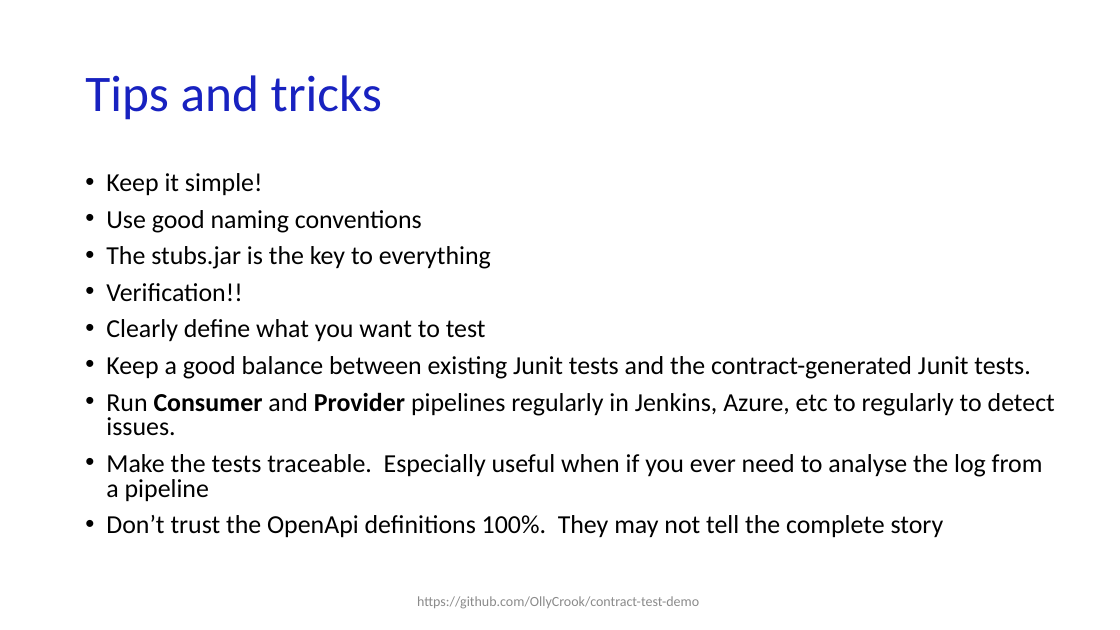
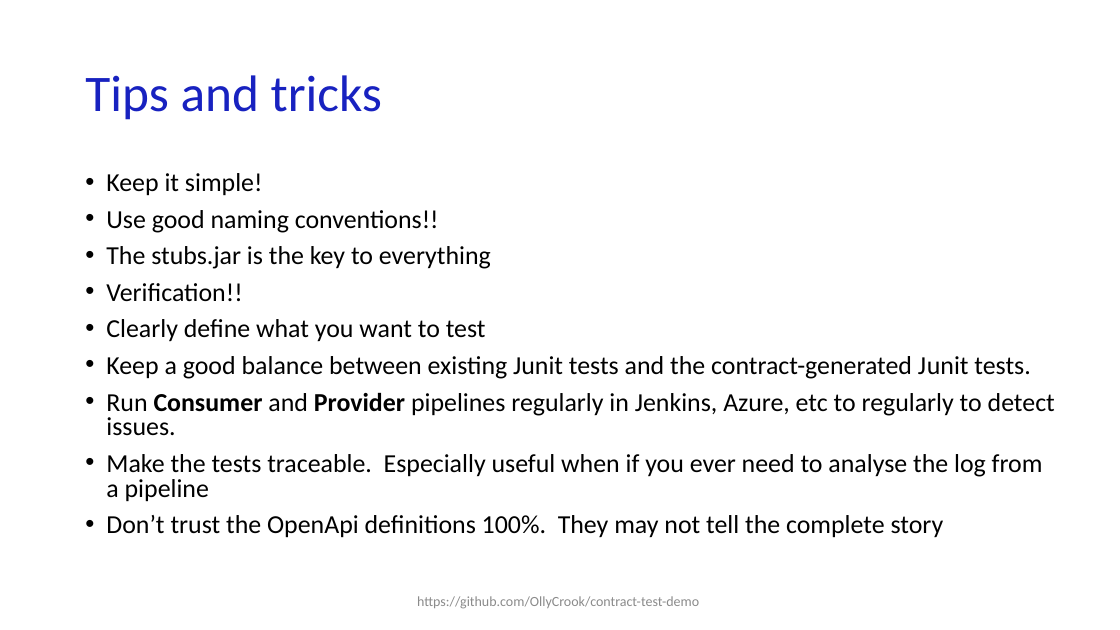
Before and after one commit to OllyCrook/contract-test-demo, a slide deck: slide 38 of Contract-testing-presentation_EngineersWeek.pptx. Drawn at 1120x630 pixels with LibreOffice and Linux fonts; fonts in the diff are those of the drawing. Boxes give left, top, right and bottom in pixels: in the first picture for what was removed or moved away, otherwise in the second. Text is boxed around its words. In the diff, an @@ line names an element or a change of style, - is before the commit and + after.

```diff
--- a/Contract-testing-presentation_EngineersWeek.pptx
+++ b/Contract-testing-presentation_EngineersWeek.pptx
@@ text at (x1=106, y1=210, x2=439, y2=233): text changed @@
-• Use good naming conventions
+• Use good naming conventions!!
```
Also in this commit, not shown: 11 other slides changed.
